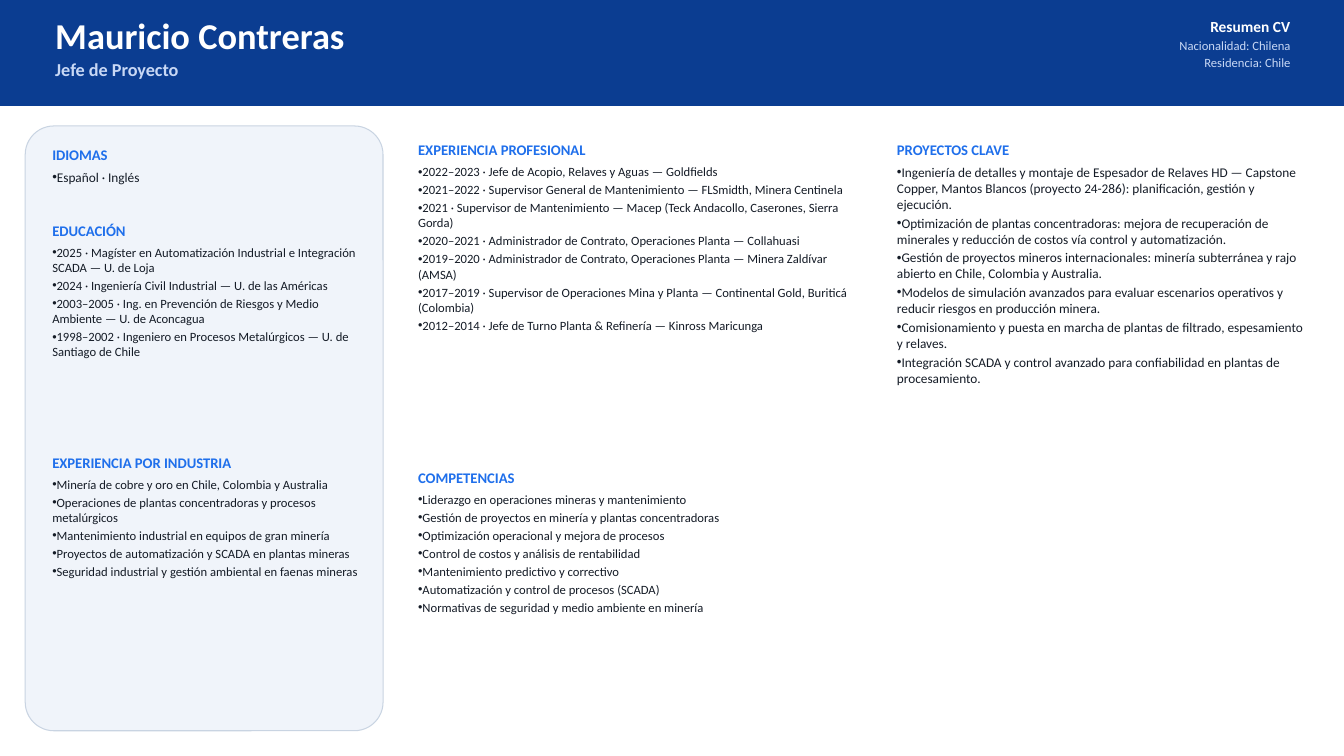
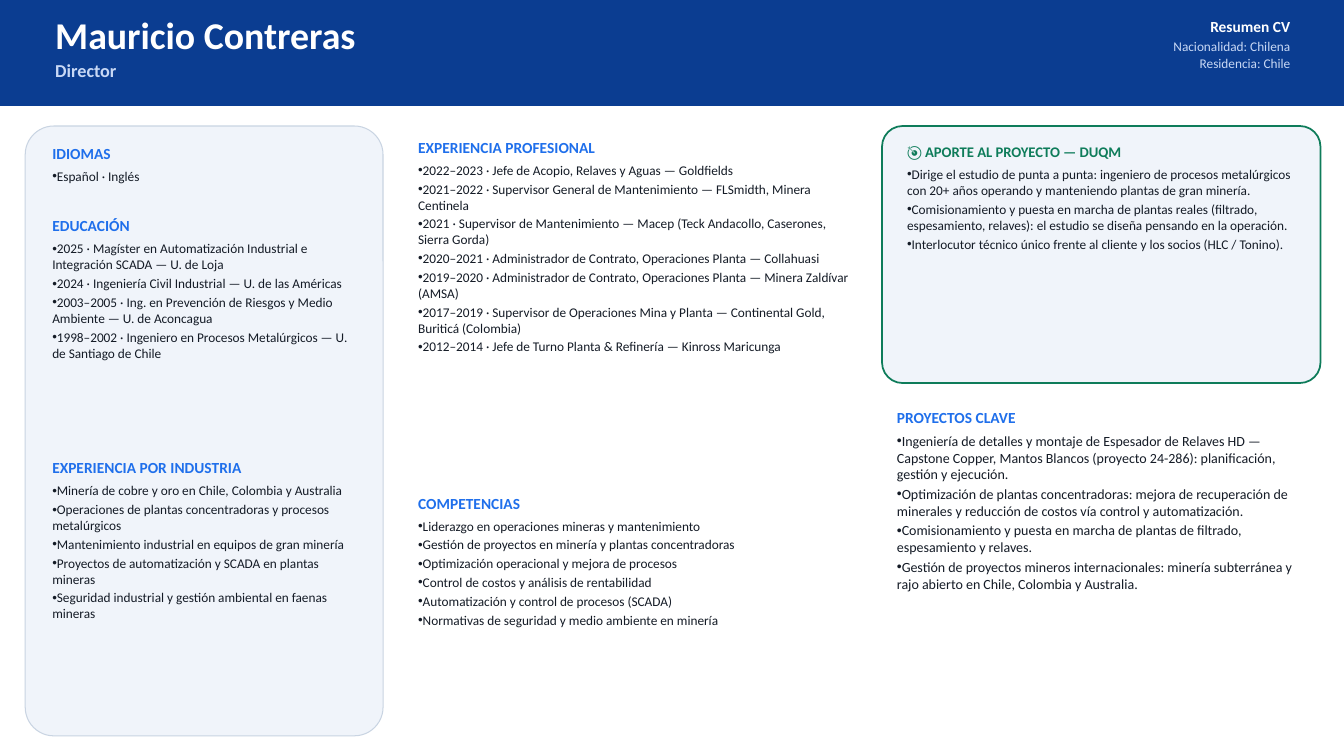
Before and after one commit to jjuri-socialmining/_DemoCustomerOps, a slide deck: slide 3 of web/og-b0d2f7a3-files/Sigma-Digital-Twins-Equipo-Duqm-ES.pptx. Drawn at 1344x756 pixels with LibreOffice and Linux fonts; fonts in the diff are those of the drawing. Boxes give left, top, right and bottom in pixels: in the first picture for what was removed or moved away, otherwise in the second. Text is boxed around its words. In the diff, an @@ line names an element or a change of style, - is before the commit and + after.

```diff
--- a/web/og-b0d2f7a3-files/Sigma-Digital-Twins-Equipo-Duqm-ES.pptx
+++ b/web/og-b0d2f7a3-files/Sigma-Digital-Twins-Equipo-Duqm-ES.pptx
@@ text at bbox=[55, 22, 356, 50]: size 26 to 27 pt in "Mauricio Contreras" @@
@@ text at bbox=[1173, 42, 1291, 68]: size 9 to 9.5 pt in "Nacionalidad: Chilena", "Residencia: Chile" @@
@@ text at bbox=[55, 64, 116, 77]: text changed @@
-Jefe de Proyecto
+Director
@@ rounded rectangle: place and size @@
-rounded rectangle at bbox=[25, 126, 383, 731]
+rounded rectangle at bbox=[25, 126, 383, 736]
@@ text at bbox=[52, 149, 110, 159]: size 10.5 to 11 pt in "IDIOMAS" @@
@@ text "EXPERIENCIA PROFESIONAL" at bbox=[418, 143, 848, 354]: size 10.5 to 11 pt in "EXPERIENCIA PROFESIONAL"; size 9 to 9.5 pt @@
@@ rounded rectangle added at bbox=[882, 126, 1321, 383], fill #F0F4FA, outline #0E7C5A 1.25 pt @@
@@ text added at bbox=[907, 147, 1290, 251], 9.5 pt, text #141B26 @@
+🎯 APORTE AL PROYECTO — DUQM
+• Dirige el estudio de punta a punta: ingeniero de procesos metalúrgicos con 20+ años operando y manteniendo plantas de gran minería.
+• Comisionamiento y puesta en marcha de plantas reales (filtrado, espesamiento, relaves): el estudio se diseña pensando en la operación.
+• Interlocutor técnico único frente al cliente y los socios (HLC / Tonino).
@@ text "EDUCACIÓN" at bbox=[52, 218, 348, 361]: size 10.5 to 11 pt in "EDUCACIÓN"; size 9 to 9.5 pt @@
@@ text at bbox=[897, 287, 1303, 385]: paragraphs removed @@
-• Modelos de simulación avanzados para evaluar escenarios operativos y reducir riesgos en producción minera.
-• Comisionamiento y puesta en marcha de plantas de filtrado, espesamiento y relaves.
-• Integración SCADA y control avanzado para confiabilidad en plantas de procesamiento.
@@ text "PROYECTOS CLAVE": place and size @@
-text "PROYECTOS CLAVE" at bbox=[897, 145, 1303, 385]
+text "PROYECTOS CLAVE" at bbox=[897, 413, 1292, 592]
@@ text at bbox=[897, 413, 1292, 592]: size 10.5 to 11 pt in "PROYECTOS CLAVE"; size 9.5 to 10 pt in "Ingeniería de detalles y montaje de Espesador ...", "Optimización de plantas concentradoras: mejora de recuperaci ...", "Gestión de proyectos mineros internacionales: minería subter ..." @@
@@ text "EXPERIENCIA POR INDUSTRIA" at bbox=[52, 463, 344, 618]: size 10.5 to 11 pt in "EXPERIENCIA POR INDUSTRIA"; size 9 to 9.5 pt @@
@@ text "COMPETENCIAS": place and size @@
-text "COMPETENCIAS" at bbox=[418, 473, 719, 614]
+text "COMPETENCIAS" at bbox=[418, 499, 734, 628]
@@ text "COMPETENCIAS" at bbox=[418, 499, 734, 628]: size 10.5 to 11 pt in "COMPETENCIAS"; size 9 to 9.5 pt @@
@@ text at bbox=[897, 525, 1241, 555]: paragraph added @@
+• Comisionamiento y puesta en marcha de plantas de filtrado, espesamiento y relaves.
@@ text at bbox=[418, 567, 619, 578]: paragraph removed @@
-• Mantenimiento predictivo y correctivo
```
Also in this commit, not shown: 9 other slides changed, 1 slide added, 2 other files.
